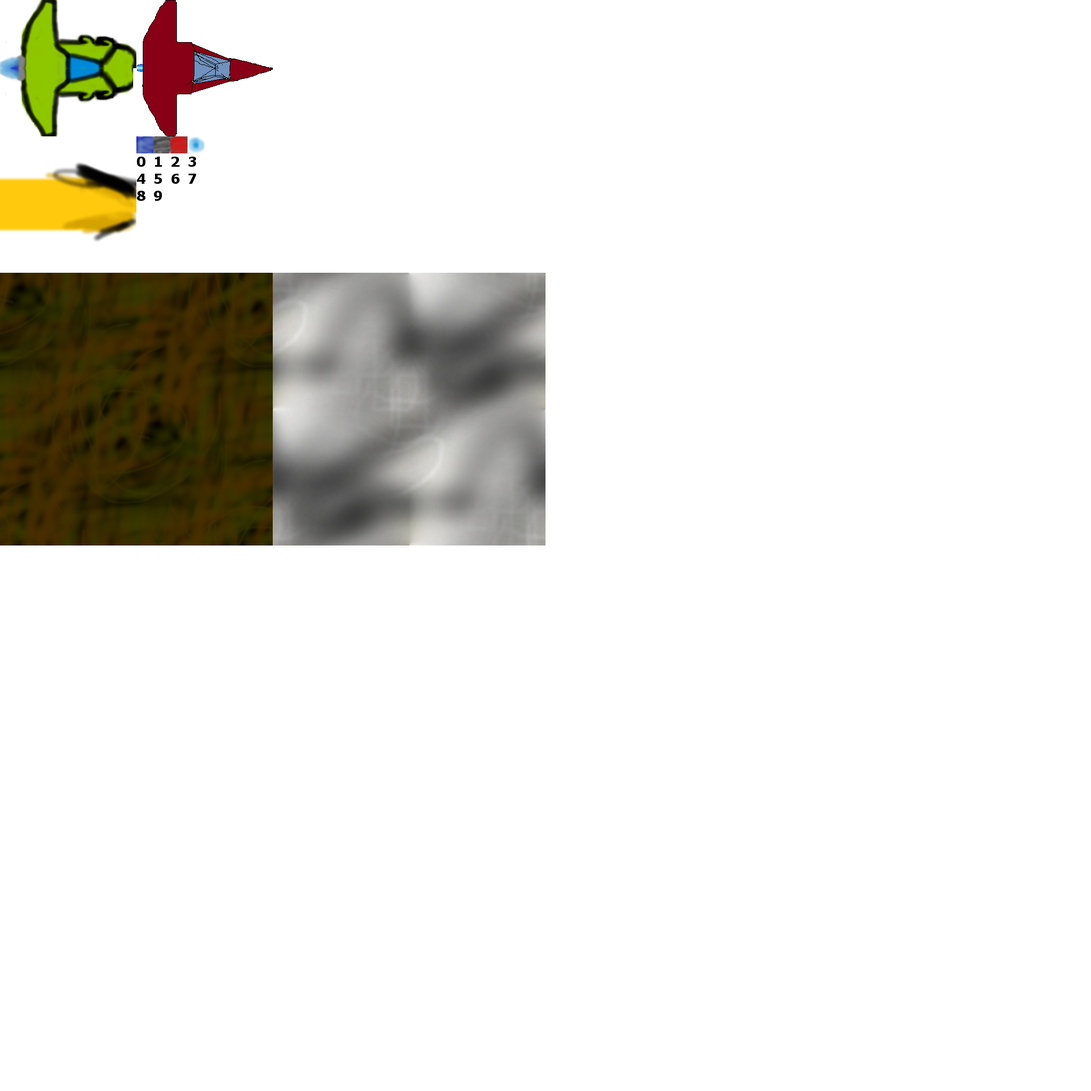
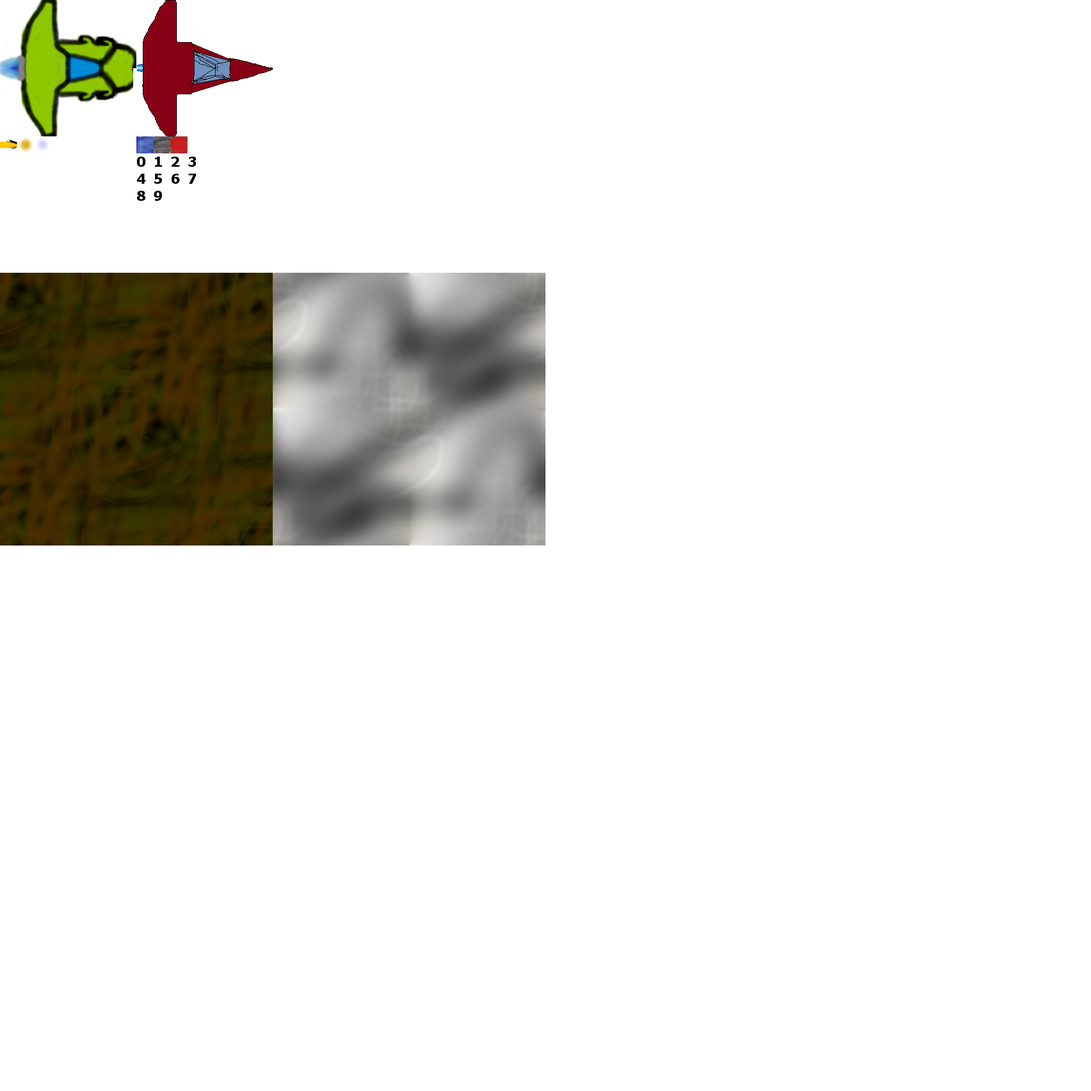
Layer changes from the first w=1091, h=1091 image to the second:
painted on "Oderwana warstwa" over [left=35, top=136, right=205, bottom=154]
added layer "Player Orb 2" above "tło 2" over [left=18, top=137, right=34, bottom=153]
painted on "pocisk" over [left=0, top=139, right=137, bottom=244]
